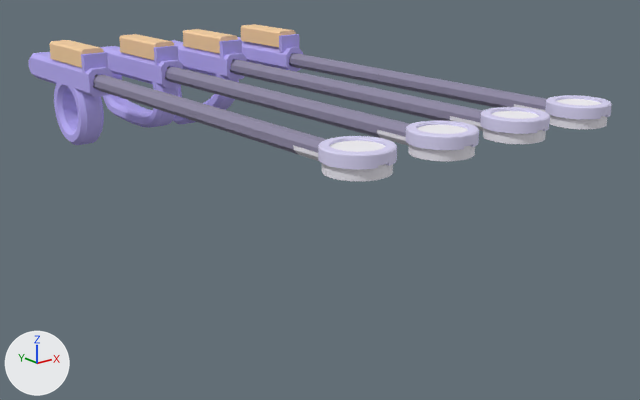
One commit to the glTF model magic-wand/hardware/printed-loop-wand/exports/assembly.glb: the scene before it, then after it.
Both versions are drawn from a 50 mm lens placed at (-0.329, -0.853, 0.132), pointed at (0.127, -0.283, -0.096). Arrows for +X, +Y and +Z are at lower left; the lights stay in place. The first picture is the older version.
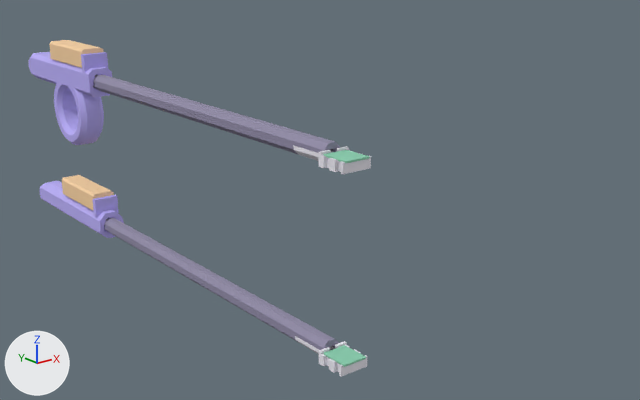
Commit message: Add XIAO tip and swappable handle comparison

Where the change shows, as pixel boxes [x1, y1, x2, y2] in the pictures (640 x 400 px):
'oval/shaft-upper', moved: before [248, 87, 410, 138]; after [178, 259, 339, 350]
'oval/handle-oval', deleted (blue): before [100, 45, 183, 128]
'straight/handle-straight', moved: before [238, 34, 304, 72]; after [40, 181, 124, 238]
'oval/shaft-lower', moved: before [165, 67, 278, 111]; after [104, 218, 205, 288]
'angled/shaft-upper', deleted: before [317, 78, 484, 122]
'straight/shaft-upper', deleted: before [378, 70, 547, 110]
'angled/handle-angled', deleted (blue): before [172, 39, 246, 124]
'oval/button-pod-pilot', moved: before [119, 34, 174, 60]; after [62, 175, 114, 210]
'round/tip-cap', deleted (pale blue): before [318, 136, 397, 169]
'angled/shaft-lower', deleted: before [230, 60, 347, 100]
'oval/tip-cap', deleted (pale blue): before [406, 120, 479, 150]
'straight/shaft-lower', deleted: before [289, 53, 409, 90]
'angled/tip-cap', deleted (pale blue): before [480, 107, 550, 134]
'straight/tip-cap', deleted (pale blue): before [545, 95, 612, 119]
'round/tip-cradle', deleted: before [293, 145, 393, 181]
'oval/tip-cradle', deleted: before [377, 130, 475, 161]
'xiao-mug/tip-xiao', added: after [293, 145, 371, 174]
'angled/button-pod-pilot', deleted (beige): before [183, 29, 238, 54]
'angled/tip-cradle', deleted: before [450, 116, 546, 144]
'straight/button-pod-pilot', deleted (beige): before [241, 24, 296, 47]
'xiao-plain/tip-xiao', added: after [295, 336, 367, 377]
'straight/tip-cradle', deleted: before [514, 104, 607, 129]
'xiao-plain/xiao-board-reference', added (green): after [323, 345, 366, 367]
'round/puck-case-reference', deleted: before [330, 141, 386, 152]
'xiao-mug/xiao-board-reference', added: after [323, 150, 370, 163]
'oval/puck-case-reference', deleted: before [416, 125, 468, 134]
'angled/puck-case-reference', deleted: before [491, 111, 539, 119]
'straight/puck-case-reference', deleted (mostly hidden): before [557, 99, 602, 106]

Edits to the bpy script that builds the scene:
```text
Remove ob_round_tip_cradle:
    ob_round_tip_cradle = bpy.data.objects.new('round/tip-cradle', me_tip_cradle)
Remove ob_round_tip_cap:
    ob_round_tip_cap = bpy.data.objects.new('round/tip-cap', me_tip_cap)
Remove ob_round_puck_case_reference:
    ob_round_puck_case_reference = bpy.data.objects.new('round/puck-case-reference', me_puck_case_reference)
Remove ob_oval_handle_oval:
    ob_oval_handle_oval = bpy.data.objects.new('oval/handle-oval', me_handle_oval)
Change ob_oval_button_pod_pilot:
    ob_oval_button_pod_pilot.location: (0.07, 0.0, 0.0) -> (0.0, 0.0, -0.13)
Change ob_oval_shaft_lower:
    ob_oval_shaft_lower.location: (0.07, 0.0, 0.0) -> (0.0, 0.0, -0.13)
Change ob_oval_shaft_upper:
    ob_oval_shaft_upper.location: (0.07, 0.0, 0.0) -> (0.0, 0.0, -0.13)
Remove ob_oval_tip_cradle:
    ob_oval_tip_cradle = bpy.data.objects.new('oval/tip-cradle', me_tip_cradle)
Remove ob_oval_tip_cap:
    ob_oval_tip_cap = bpy.data.objects.new('oval/tip-cap', me_tip_cap)
Remove ob_oval_puck_case_reference:
    ob_oval_puck_case_reference = bpy.data.objects.new('oval/puck-case-reference', me_puck_case_reference)
Remove ob_angled_handle_angled:
    ob_angled_handle_angled = bpy.data.objects.new('angled/handle-angled', me_handle_angled)
Remove ob_angled_button_pod_pilot:
    ob_angled_button_pod_pilot = bpy.data.objects.new('angled/button-pod-pilot', me_button_pod_pilot)
Remove ob_angled_shaft_lower:
    ob_angled_shaft_lower = bpy.data.objects.new('angled/shaft-lower', me_shaft_lower)
Remove ob_angled_shaft_upper:
    ob_angled_shaft_upper = bpy.data.objects.new('angled/shaft-upper', me_shaft_upper)
Remove ob_angled_tip_cradle:
    ob_angled_tip_cradle = bpy.data.objects.new('angled/tip-cradle', me_tip_cradle)
Remove ob_angled_tip_cap:
    ob_angled_tip_cap = bpy.data.objects.new('angled/tip-cap', me_tip_cap)
Remove ob_angled_puck_case_reference:
    ob_angled_puck_case_reference = bpy.data.objects.new('angled/puck-case-reference', me_puck_case_reference)
Change ob_straight_handle_straight:
    ob_straight_handle_straight.location: (0.21, 0.0, 0.0) -> (0.0, 0.0, -0.13)
Remove ob_straight_button_pod_pilot:
    ob_straight_button_pod_pilot = bpy.data.objects.new('straight/button-pod-pilot', me_button_pod_pilot)
Remove ob_straight_shaft_lower:
    ob_straight_shaft_lower = bpy.data.objects.new('straight/shaft-lower', me_shaft_lower)
Remove ob_straight_shaft_upper:
    ob_straight_shaft_upper = bpy.data.objects.new('straight/shaft-upper', me_shaft_upper)
Remove ob_straight_tip_cradle:
    ob_straight_tip_cradle = bpy.data.objects.new('straight/tip-cradle', me_tip_cradle)
Remove ob_straight_tip_cap:
    ob_straight_tip_cap = bpy.data.objects.new('straight/tip-cap', me_tip_cap)
Remove ob_straight_puck_case_reference:
    ob_straight_puck_case_reference = bpy.data.objects.new('straight/puck-case-reference', me_puck_case_reference)
Add ob_xiao_plain_xiao_board_reference:
    ob_xiao_plain_xiao_board_reference = bpy.data.objects.new('xiao-plain/xiao-board-reference', me_xiao_board_reference)  # a box spanning x -0.0089..0.0089, y -0.4779..-0.4569, z 0.0..0.0012; in mat_xiao_board_reference (green #89cfaf)
    ob_xiao_plain_xiao_board_reference.location = (0.0, 0.0, -0.13)
Add ob_xiao_plain_tip_xiao:
    ob_xiao_plain_tip_xiao = bpy.data.objects.new('xiao-plain/tip-xiao', me_tip_xiao)  # 186 vertices, 368 faces; spans x -0.0108..0.0108, y -0.4769..-0.4243, z -0.0065..0.0025; in mat_tip_cradle (white #eeebf5)
    ob_xiao_plain_tip_xiao.location = (0.0, 0.0, -0.13)
Add ob_xiao_mug_xiao_board_reference:
    ob_xiao_mug_xiao_board_reference = bpy.data.objects.new('xiao-mug/xiao-board-reference', me_xiao_board_reference)  # a box spanning x -0.0089..0.0089, y -0.4779..-0.4569, z 0.0..0.0012; in mat_xiao_board_reference (green #89cfaf)
    ob_xiao_mug_xiao_board_reference.location = (0.0, 0.0, 0.0)
Add ob_xiao_mug_tip_xiao:
    ob_xiao_mug_tip_xiao = bpy.data.objects.new('xiao-mug/tip-xiao', me_tip_xiao)  # 186 vertices, 368 faces; spans x -0.0108..0.0108, y -0.4769..-0.4243, z -0.0065..0.0025; in mat_tip_cradle (white #eeebf5)
    ob_xiao_mug_tip_xiao.location = (0.0, 0.0, 0.0)
```
